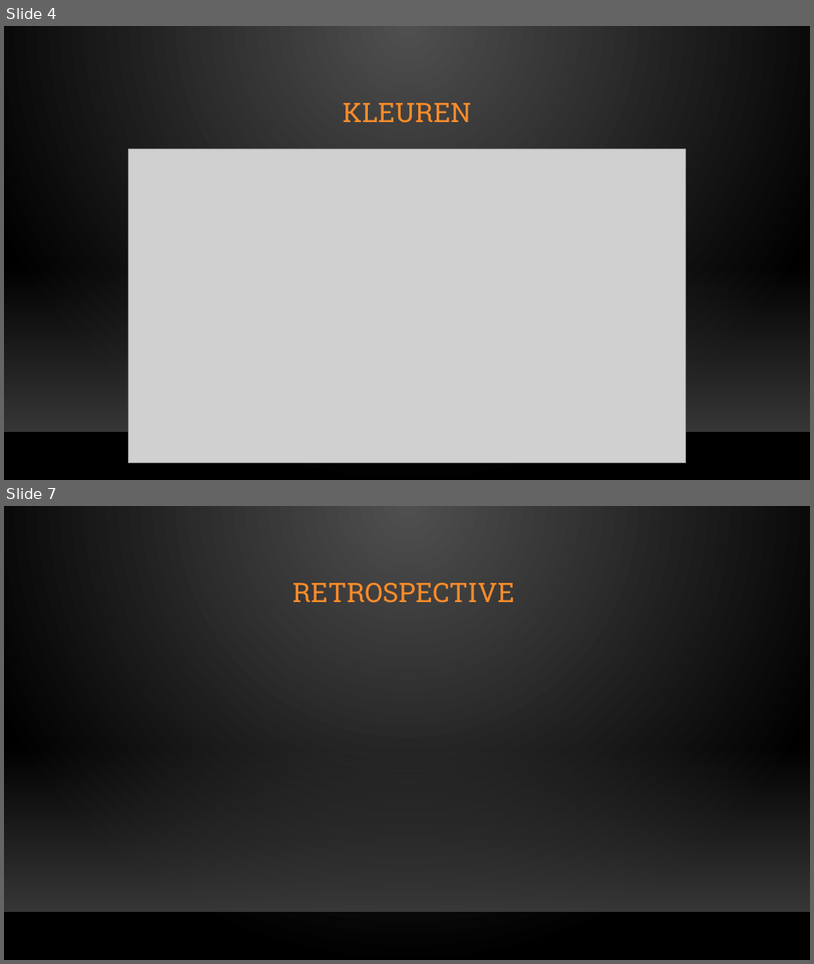
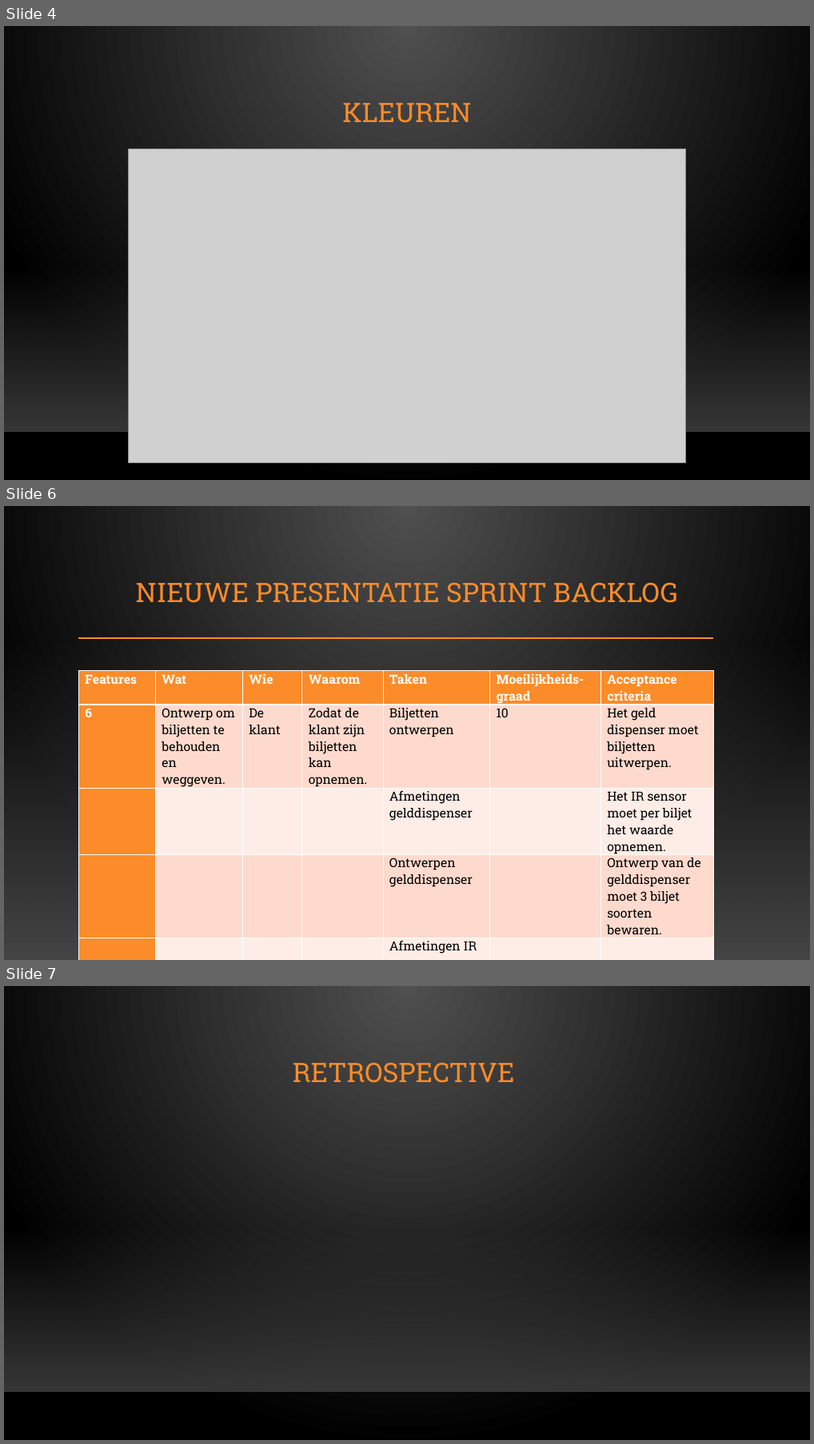
Before and after one commit to OG-netizen/Project-3-4, a slide deck: Sprint Planning/Scrum meeting 3.pptx. Shown one above the other, each under a label of ours: slides 4 and 7 before the commit, slides 4, 6 and 7 after it; the slides between them are not shown. The pictures are 814x964 and 814x1444 pixels, drawn with LibreOffice and Linux fonts; fonts in the diff are those of the drawing; grey boxes stand for pictures; background and template pictures are left out. Boxes give left, top, right and bottom in pixels: in the first picture for what was removed or moved away, otherwise in the second. Text is boxed around its words. In the diff, an @@ line names an element or a change of style, - is before the commit and + after.

```diff
--- a/Sprint Planning/Scrum meeting 3.pptx
+++ b/Sprint Planning/Scrum meeting 3.pptx
@@ slide 6 added at box(4, 506, 810, 960), background gradient #505050 to #000000; not listed: 2 template elements that a slide beside it also shows @@
@@ rectangle added at box(4, 506, 810, 960), fill gradient #505050 to #000000 @@
@@ title added at box(136, 582, 678, 603), 32 pt, text #FB8C29 @@
+NIEUWE PRESENTATIE SPRINT BACKLOG
@@ rectangle added at box(4, 640, 810, 960), fill gradient #454545 @@
@@ line added from (79, 638) to (714, 638), #FB8C29 2.5 pt @@
@@ table added at box(79, 671, 715, 956), 5 rows, 7 columns @@
+Features | Wat | Wie | Waarom | Taken | Moeilijkheids-graad | Acceptance criteria
+6 | Ontwerp om biljetten te behouden en weggeven. | De klant | Zodat de klant zijn biljetten kan opnemen. | Biljetten ontwerpen | 10 | Het geld dispenser moet biljetten uitwerpen.
+ |  |  |  | Afmetingen gelddispenser |  | Het IR sensor moet per biljet het waarde opnemen.
+ |  |  |  | Ontwerpen gelddispenser |  | Ontwerp van de gelddispenser moet 3 biljet soorten bewaren.
+ |  |  |  | Afmetingen IR sensoren |  | 
```
Also in this commit, not shown: 1 slide changed, 1 slide removed, 2 other files.
